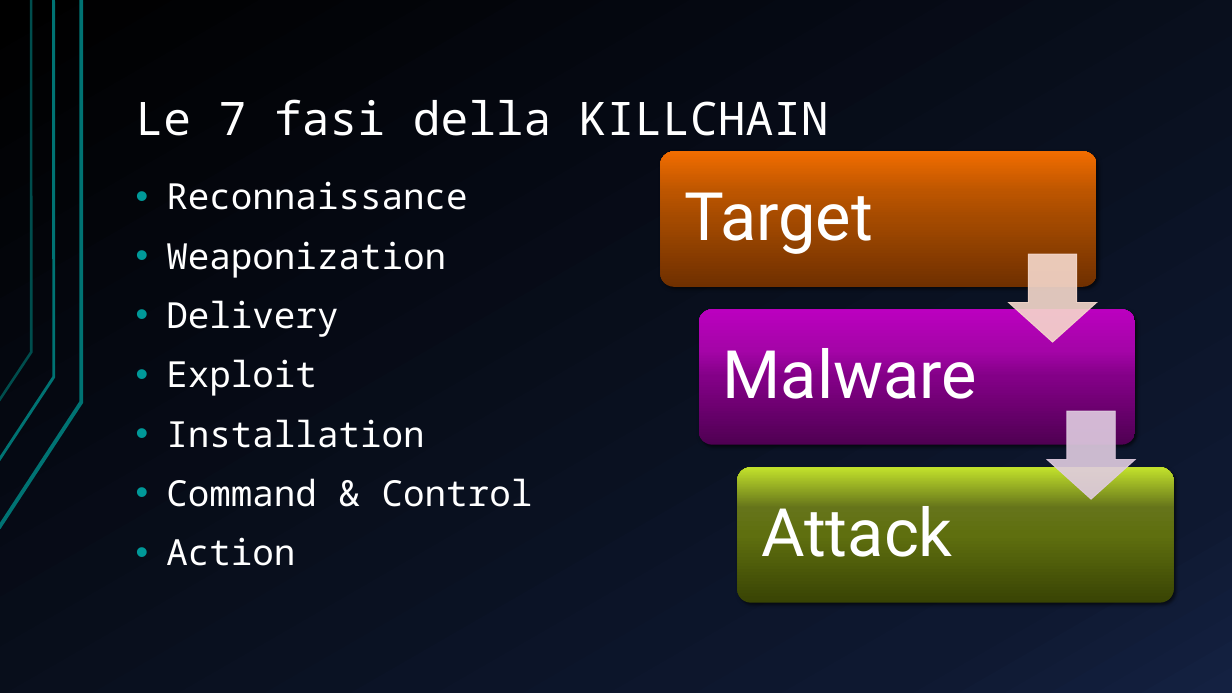
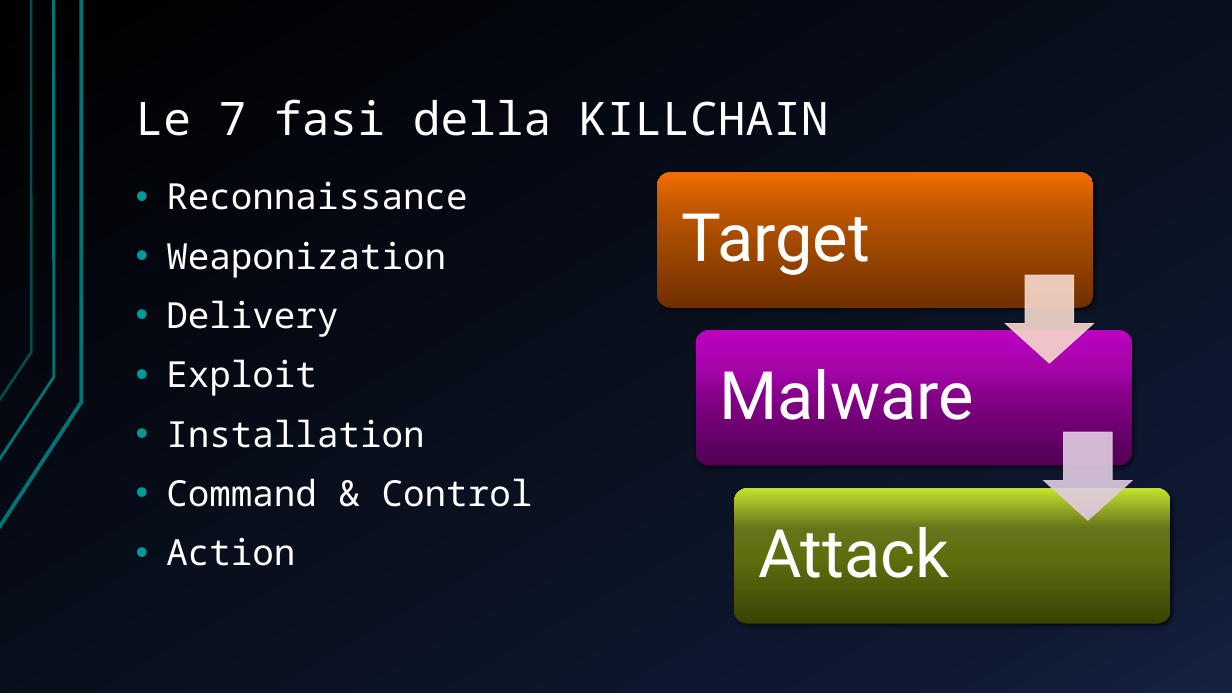
Before and after one commit to espositoandrea/APKBackdoor, a slide deck: slide 2 of Presentazione.pptx. Drawn at 1232x693 pixels with LibreOffice and Linux fonts; fonts in the diff are those of the drawing. Boxes give left, top, right and bottom in pixels: in the first picture for what was removed or moved away, otherwise in the second. Text is boxed around its words. In the diff, an @@ line names an element or a change of style, - is before the commit and + after.

```diff
--- a/Presentazione.pptx
+++ b/Presentazione.pptx
@@ down arrow: place and size @@
-down arrow at <box>1008,254,1096,342</box>
+down arrow at <box>1006,275,1093,363</box>
@@ text "Malware": place and size @@
-text "Malware" at <box>723,348,977,415</box>
+text "Malware" at <box>720,369,974,436</box>
@@ 3 rounded rectangles, 2 texts, 1 down arrow: place and size @@
-3 rounded rectangles, 2 texts, 1 down arrow at <box>660,152,1174,604</box>
+3 rounded rectangles, 2 texts, 1 down arrow at <box>657,173,1170,624</box>
```
Also in this commit, not shown: 3 other slides changed, 12 slides added, 5 slides removed, 1 other file.
